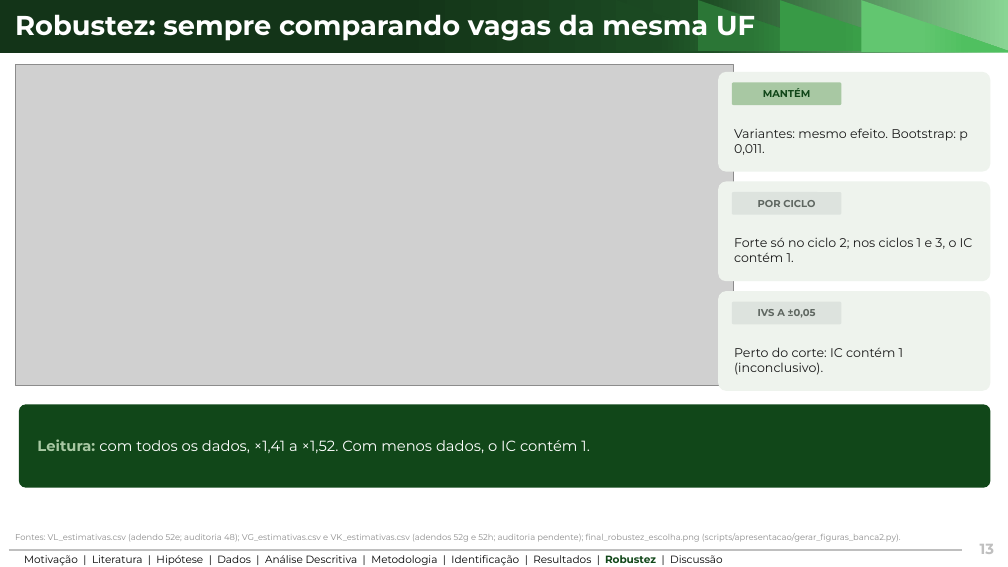
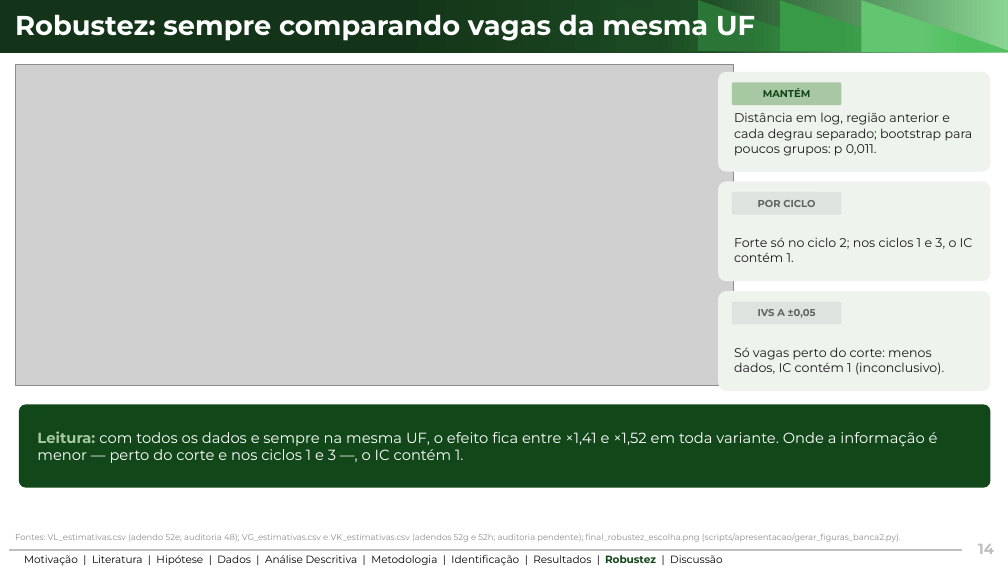
Before and after one commit to ka1victor/impact-eval-health-econ-pmme, a slide deck: slide 14 of output/apresentacao_banca_final/deck_banca_final.pptx (slide 13 before the commit). Drawn at 1008x567 pixels with LibreOffice and Linux fonts; fonts in the diff are those of the drawing; grey boxes stand for pictures; background and template pictures are left out. Boxes give left, top, right and bottom in pixels: in the first picture for what was removed or moved away, otherwise in the second. Text is boxed around its words. In the diff, an @@ line names an element or a change of style, - is before the commit and + after.

```diff
--- a/output/apresentacao_banca_final/deck_banca_final.pptx
+++ b/output/apresentacao_banca_final/deck_banca_final.pptx
@@ text in rounded rectangle at <box>734,112,973,156</box>: text changed @@
-Variantes: mesmo efeito. Bootstrap: p 0,011.
+Distância em log, região anterior e cada degrau separado; bootstrap para poucos grupos: p 0,011.
@@ text in rounded rectangle at <box>734,347,944,375</box>: text changed @@
-Perto do corte: IC contém 1 (inconclusivo).
+Só vagas perto do corte: menos dados, IC contém 1 (inconclusivo).
@@ text in rounded rectangle at <box>37,431,938,463</box>: text changed @@
-Leitura: com todos os dados, ×1,41 a ×1,52. Com menos dados, o IC contém 1.
+Leitura: com todos os dados e sempre na mesma UF, o efeito fica entre ×1,41 e ×1,52 em toda variante. Onde a informação é menor — perto do corte e nos ciclos 1 e 3 —, o IC contém 1.
@@ text at <box>978,544,994,554</box>: text changed @@
-13
+14
```
Also in this commit, not shown: 18 other slides changed, 1 slide added, 6 other files.
